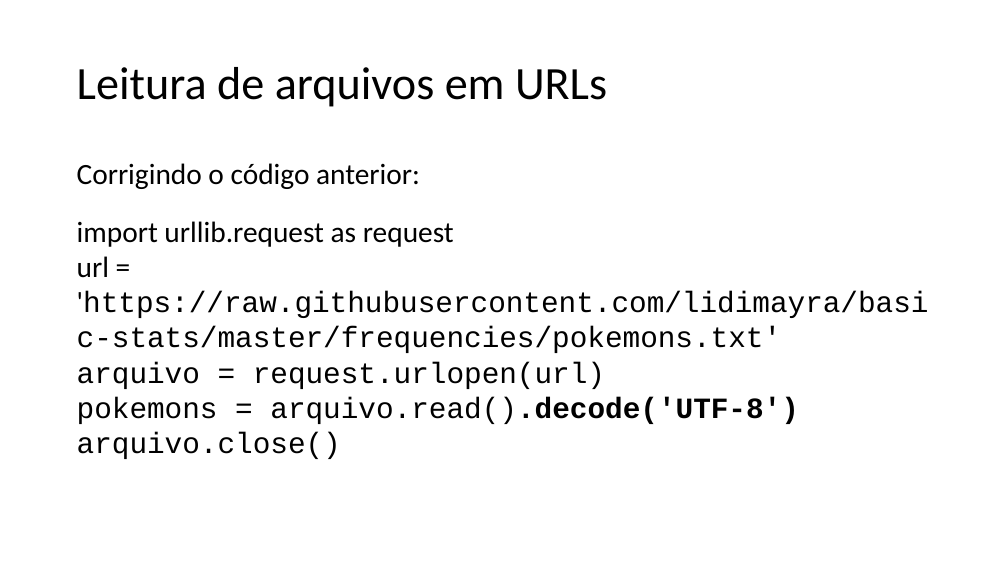
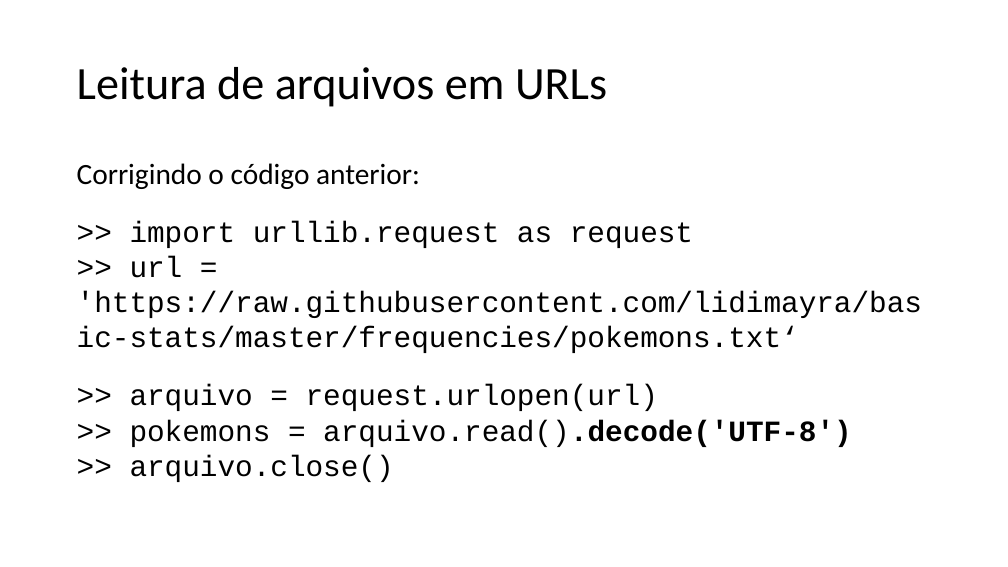
Before and after one commit to lidimayra/basic-stats, a slide deck: slide 12 of presentation.pptx. Drawn at 1008x567 pixels with LibreOffice and Linux fonts; fonts in the diff are those of the drawing. Boxes give left, top, right and bottom in pixels: in the first picture for what was removed or moved away, otherwise in the second. Text is boxed around its words. In the diff, an @@ line names an element or a change of style, - is before the commit and + after.

```diff
--- a/presentation.pptx
+++ b/presentation.pptx
@@ text at (77, 221, 922, 482): text changed @@
-import urllib.request as request
-url = 'https://raw.githubusercontent.com/lidimayra/basic-stats/master/frequencies/pokemons.txt'
-arquivo = request.urlopen(url)
-pokemons = arquivo.read().decode('UTF-8')
-arquivo.close()
+>> import urllib.request as request
+>> url = 'https://raw.githubusercontent.com/lidimayra/basic-stats/master/frequencies/pokemons.txt‘
+>> arquivo = request.urlopen(url)
+>> pokemons = arquivo.read().decode('UTF-8')
+>> arquivo.close()
```
Also in this commit, not shown: 5 other slides changed.
